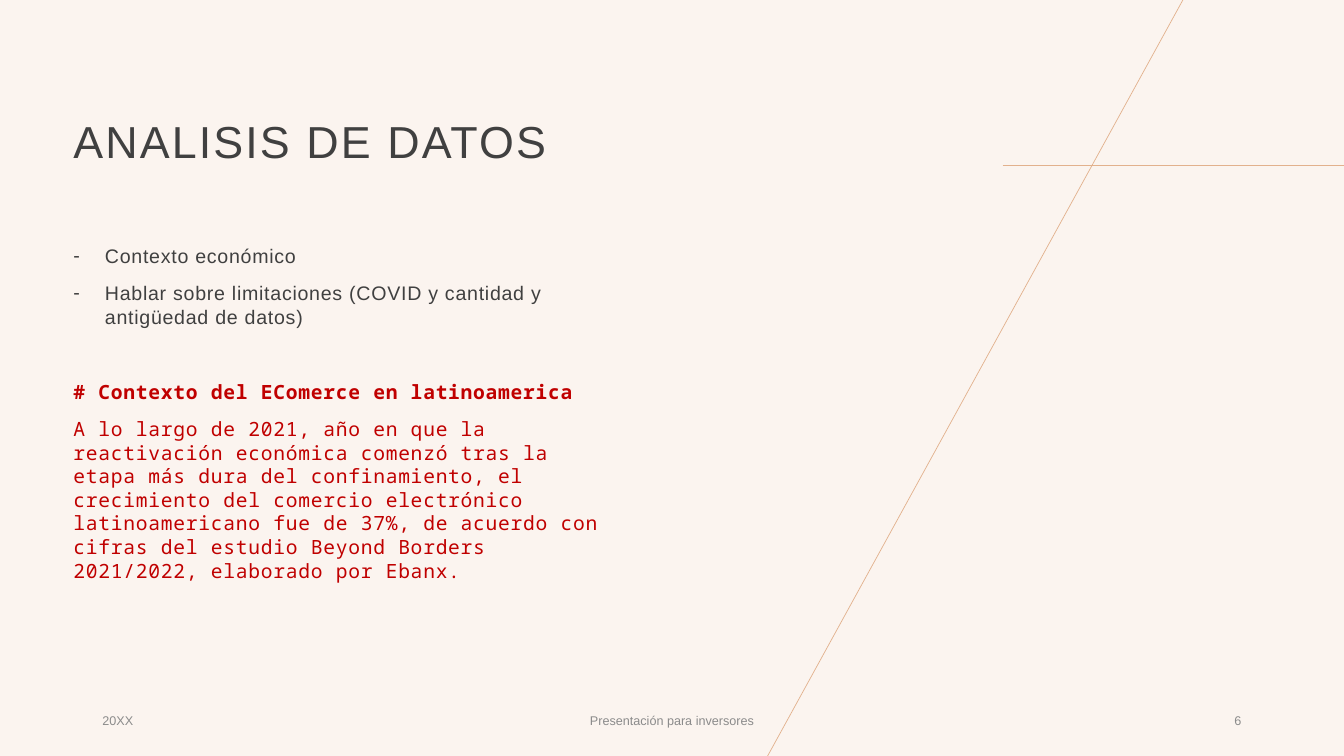
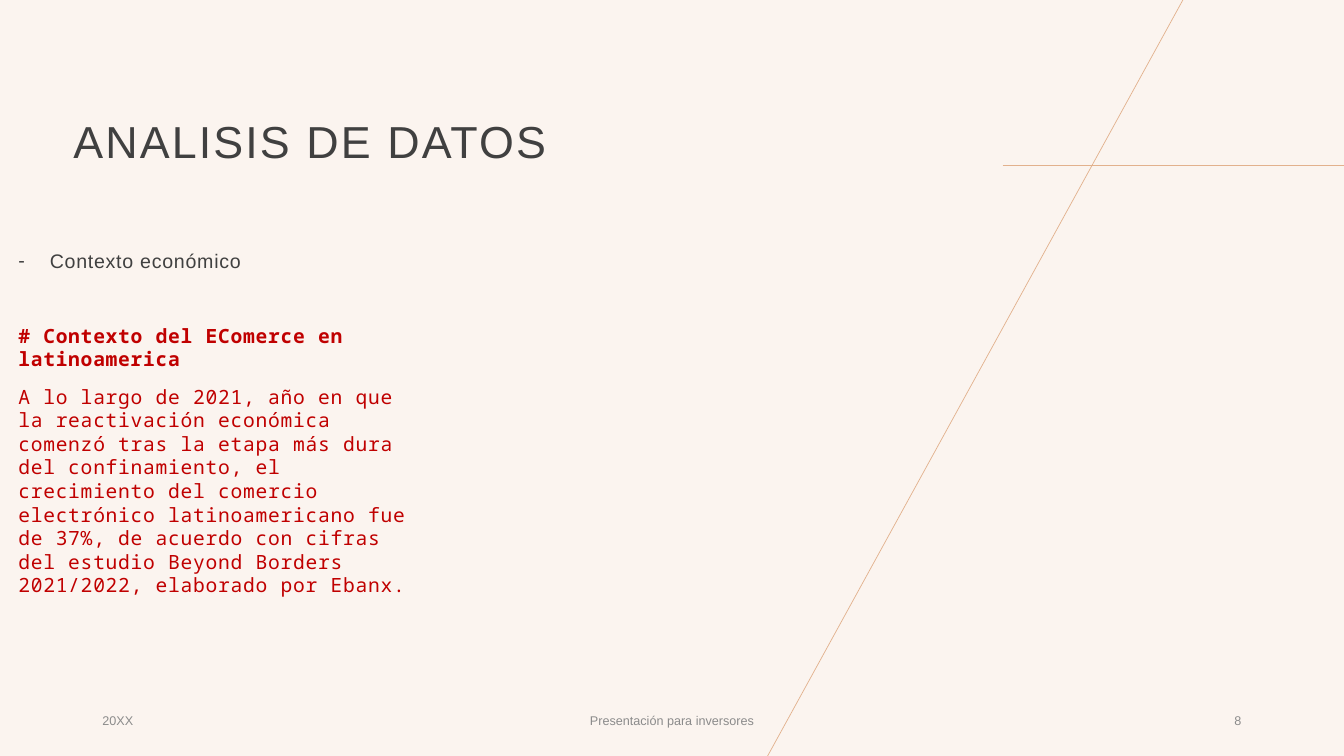
Before and after one commit to AlbertoLandinWork/PG-Olist-grupo12, a slide deck: slide 8 of presentaciones/Presentacion_Semana4.pptx (slide 6 before the commit). Drawn at 1344x756 pixels with LibreOffice and Linux fonts; fonts in the diff are those of the drawing. Boxes give left, top, right and bottom in pixels: in the first picture for what was removed or moved away, otherwise in the second. Text is boxed around its words. In the diff, an @@ line names an element or a change of style, - is before the commit and + after.

```diff
--- a/presentaciones/Presentacion_Semana4.pptx
+++ b/presentaciones/Presentacion_Semana4.pptx
@@ text "Contexto económico" moved from (x1=73, y1=248, x2=598, y2=583) to (x1=18, y1=253, x2=405, y2=597) @@
@@ text at (x1=105, y1=285, x2=541, y2=328): paragraph removed @@
-– Hablar sobre limitaciones (COVID y cantidad y antigüedad de datos)
```
Also in this commit, not shown: 6 other slides changed, 3 slides added, 1 slide removed.
